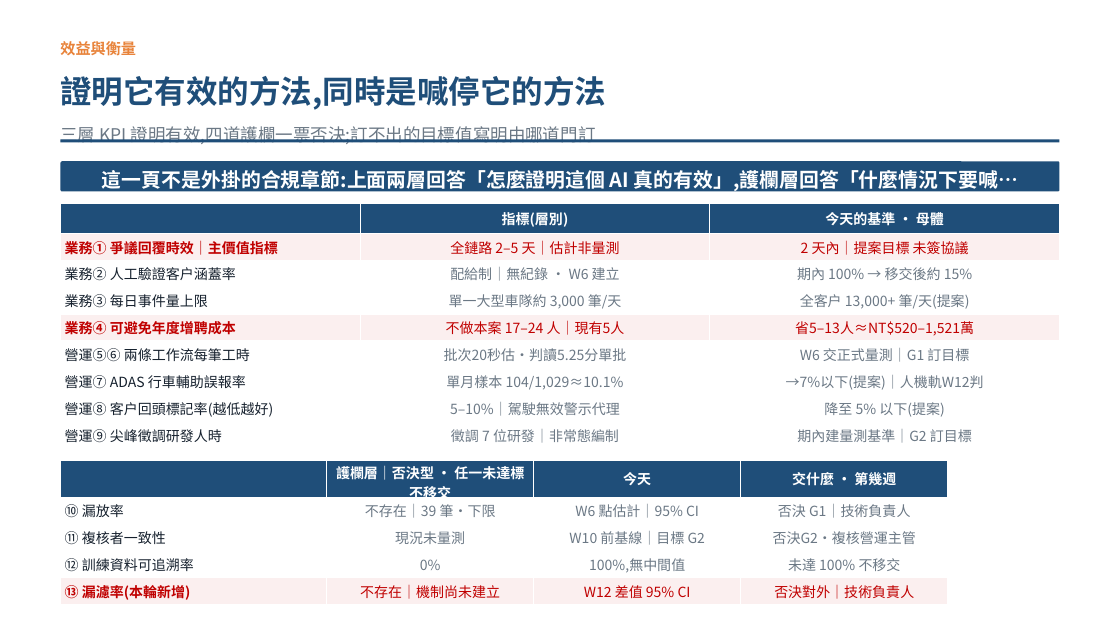
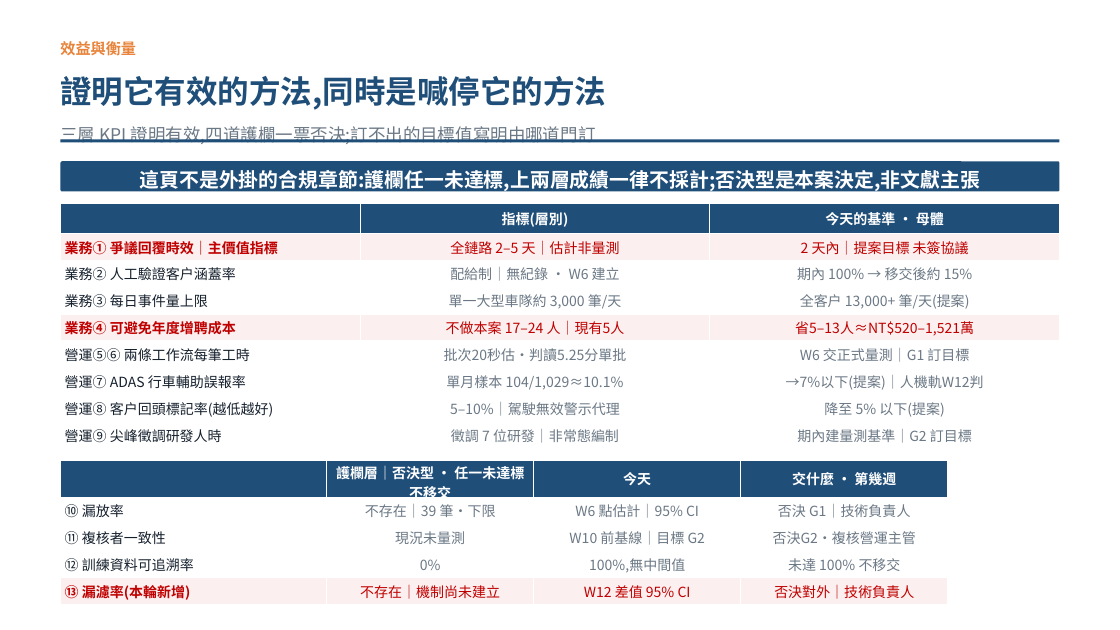
Before and after one commit to pokai-huang0828/UTS_workspace, a slide deck: slide 9 of Artificial Intelligence for Enterprises/Assessment3/Huang_26254793_421104_Assessment 3.pptx. Drawn at 1120x630 pixels with LibreOffice and Linux fonts; fonts in the diff are those of the drawing. Boxes give left, top, right and bottom in pixels: in the first picture for what was removed or moved away, otherwise in the second. Text is boxed around its words. In the diff, an @@ line names an element or a change of style, - is before the commit and + after.

```diff
--- a/Artificial Intelligence for Enterprises/Assessment3/Huang_26254793_421104_Assessment 3.pptx
+++ b/Artificial Intelligence for Enterprises/Assessment3/Huang_26254793_421104_Assessment 3.pptx
@@ text at (140,170,981,193): text changed @@
-這一頁不是外掛的合規章節:上面兩層回答「怎麼證明這個 AI 真的有效」,護欄層回答「什麼情況下要喊…
+這頁不是外掛的合規章節:護欄任一未達標,上兩層成績一律不採計;否決型是本案決定,非文獻主張
```
Also in this commit, not shown: 6 other slides changed, 2 other files.
